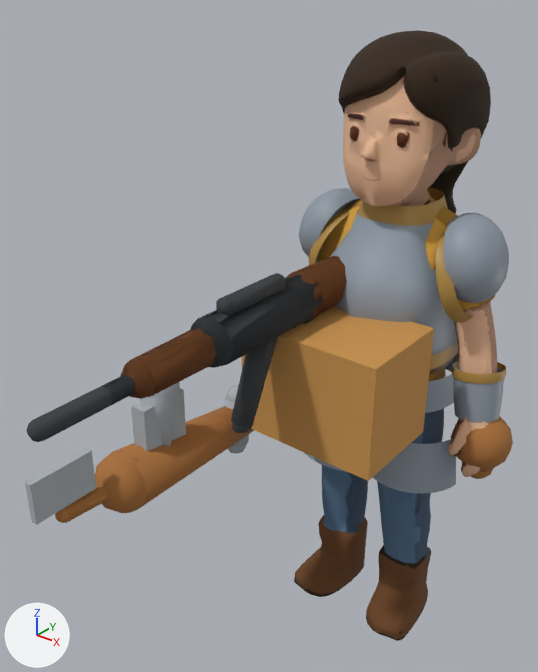
Before and after pictures for a commit that changed the glTF model assets/characters/ai3d_v2/survivor_v2_f.glb.
Both versions are drawn from a 50 mm camera at (0.608, -1.127, 1.217) aimed at (-0.105, -0.237, 0.664). The axes (+X, +Y, +Z) are drawn at lower left. The lights are the same throughout. The older version comes first. Where no turn or scale is listed for an object, it has been applied to the vertices. Vertices at exactly the same position are counted once.

The first picture shows 'armor_0', 'armor_4', 'armor_5', 'armor_9', 'body', 'weapon_ak47', 'weapon_axe', 'weapon_bat', 'weapon_bowl', 'weapon_crate', 'weapon_hoe', 'weapon_rifle' and 10 more.
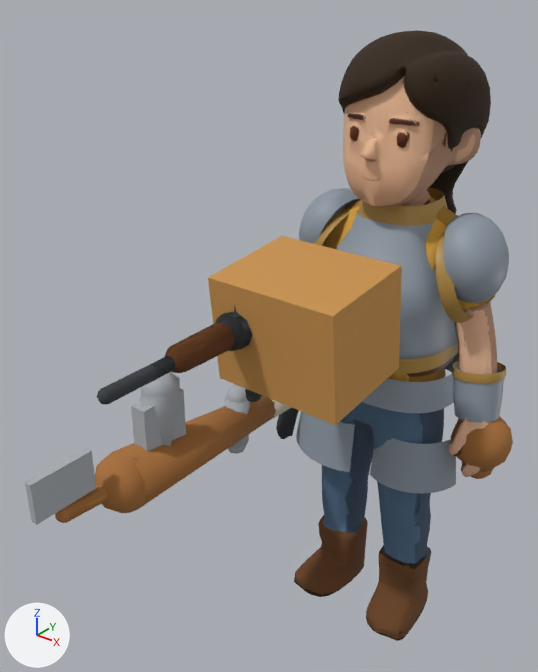
Diff of the bpy script that builds the scene:
```diff
--- a/assets/characters/ai3d_v2/survivor_v2_f.glb.py
+++ b/assets/characters/ai3d_v2/survivor_v2_f.glb.py
@@ me_tube_010 @@
-me_tube_010.from_pydata(...)  # 381 vertices, 704 faces; spans x -0.103..-0.023, y -0.634..0.073, z 0.55..0.78
+me_tube_010.from_pydata(...)  # 356 vertices, 704 faces; spans x -0.093..-0.032, y -0.551..0.006, z 0.594..0.77
+# me_tube_010 part 1: the loose piece of 14 vertices spanning x -0.076..-0.049, y -0.376..-0.344, z 0.55..0.586 is moved by (0.0, 0.08, 0.145)
+# me_tube_010 part 2: the loose piece of 12 vertices spanning x -0.082..-0.044, y -0.377..-0.28, z 0.561..0.716 is turned -2.3 degrees about the x axis through its middle and scaled by 0.764, then moved by (0.0, 0.025, 0.022)
+# me_tube_010 part 3: a new loose piece, a UV sphere (6 segments, 3 rings, poles along z) spanning x -0.073..-0.052, y -0.342..-0.318, z 0.594..0.622, in mat_w_gun_003 (dark grey #393d40)
+# me_tube_010 part 4: the loose piece of 62 vertices spanning x -0.093..-0.033, y -0.588..-0.39, z 0.708..0.768 is rebuilt with 55 vertices and now spans x -0.086..-0.04, y -0.511..-0.357, z 0.715..0.761
+# me_tube_010 part 5: the loose piece of 42 vertices spanning x -0.101..-0.025, y -0.24..-0.16, z 0.696..0.78 is rebuilt with 55 vertices and now spans x -0.092..-0.034, y -0.23..-0.17, z 0.67..0.77
+# me_tube_010 part 6: the loose piece of 16 vertices spanning x -0.077..-0.049, y -0.62..-0.42, z 0.724..0.752 is rebuilt with 52 vertices and now spans x -0.074..-0.052, y -0.551..-0.369, z 0.727..0.749
+# me_tube_010 part 7: 48 vertices removed from x -0.103..-0.023, y -0.239..0.04, z 0.666..0.78
+# other edits to the shape of me_tube_010 do not show in these pictures
 me_tube_010.materials.append(mat_w_gun_003)
@@ me_tube_004 @@
-me_tube_004.from_pydata(...)  # 373 vertices, 704 faces; spans x -0.103..-0.023, y -0.734..0.073, z 0.666..0.799
+me_tube_004.from_pydata(...)  # 352 vertices, 704 faces; spans x -0.093..-0.032, y -0.631..0.006, z 0.67..0.786
+# me_tube_004 part 8: the loose piece of 41 vertices spanning x -0.103..-0.023, y -0.46..-0.19, z 0.698..0.778 is rebuilt with 66 vertices and now spans x -0.093..-0.033, y -0.41..-0.16, z 0.708..0.768
+# me_tube_004 part 9: the loose piece of 36 vertices spanning x -0.077..-0.049, y -0.734..-0.42, z 0.724..0.752 is rebuilt with 52 vertices and now spans x -0.074..-0.052, y -0.631..-0.369, z 0.727..0.749
+# me_tube_004 part 10: the loose piece of 24 vertices spanning x -0.077..-0.049, y -0.39..-0.256, z 0.767..0.799 is rebuilt with 36 vertices and now spans x -0.073..-0.053, y -0.37..-0.25, z 0.762..0.786
+# me_tube_004 part 11: the loose piece of 14 vertices spanning x -0.075..-0.051, y -0.404..-0.376, z 0.767..0.799 is deleted
+# other edits to the shape of me_tube_004 do not show in these pictures
 me_tube_004.materials.append(mat_w_gunwood_002)
@@ me_box_003 @@
-me_box_003.from_pydata(...)  # 8 vertices, 12 faces; spans x -0.13..0.13, y -0.28..-0.1, z 0.498..0.698
+me_box_003.from_pydata(...)  # 8 vertices, 12 faces; spans x -0.112..0.112, y -0.351..-0.171, z 0.637..0.817
+# me_box_003 part 12: the whole mesh is scaled about its middle by (0.862, 1, 0.9), then moved by (0.0, -0.071, 0.129)
 me_box_003.materials.append(mat_w_crate)
@@ ob_weapon_crate @@
 ob_weapon_crate = bpy.data.objects.new('weapon_crate', me_box_003)
-ob_weapon_crate.location = (0.0, 0.0, 0.0)
+ob_weapon_crate.location = (0.0, 0.061, 0.035)
+ob_weapon_crate.rotation_euler = (0.105, 0.0, 0.0)  # degrees (6, 0, 0)
```

Boxes [x1, y1, x2, y2] around the edits, measured in the pictures (538 x 672 px; the box of a moved part takes in the faces that stretch with it):
'weapon_crate', mesh rescaled, moved, turned
    before: [242, 306, 434, 481]
    after: [208, 236, 402, 425]
'weapon_rifle', reshaped
    before: [26, 273, 326, 442]
    after: [96, 306, 252, 405]
'weapon_ak47', reshaped
    before: [100, 256, 347, 433]
    after: [151, 322, 262, 402]
part 1 of me_tube_010, moved or reshaped (not visible afterwards)
    before: [232, 418, 251, 433]
part 2 of me_tube_010, moved or reshaped
    before: [231, 337, 278, 427]
    after: [245, 389, 262, 397]
part 3 of me_tube_010, added
    after: [246, 391, 261, 402]
part 4 of me_tube_010, rebuilt (25% narrower, 27% shorter)
    before: [121, 329, 216, 399]
    after: [164, 322, 235, 373]
part 5 of me_tube_010, rebuilt (not visible afterwards)
    before: [287, 272, 322, 320]
part 6 of me_tube_010, rebuilt (28% narrower, 23% shorter)
    before: [100, 375, 135, 404]
    after: [151, 356, 176, 378]
part 7 of me_tube_010, deleted
    before: [292, 256, 347, 318]
part 8 of me_tube_004, rebuilt
    before: [190, 274, 326, 368]
    after: [215, 311, 252, 351]
part 9 of me_tube_004, rebuilt (27% narrower, 26% shorter)
    before: [26, 375, 135, 442]
    after: [96, 356, 175, 405]
part 10 of me_tube_004, rebuilt (not visible afterwards)
    before: [218, 273, 286, 314]
part 11 of me_tube_004, deleted
    before: [216, 296, 232, 315]
'armor_4', unchanged, uncovered by the edit
    before: [425, 353, 460, 413]
    after: [362, 353, 460, 413]
'armor_14', unchanged, uncovered by the edit
    before: [305, 453, 347, 472]
    after: [296, 411, 355, 472]
